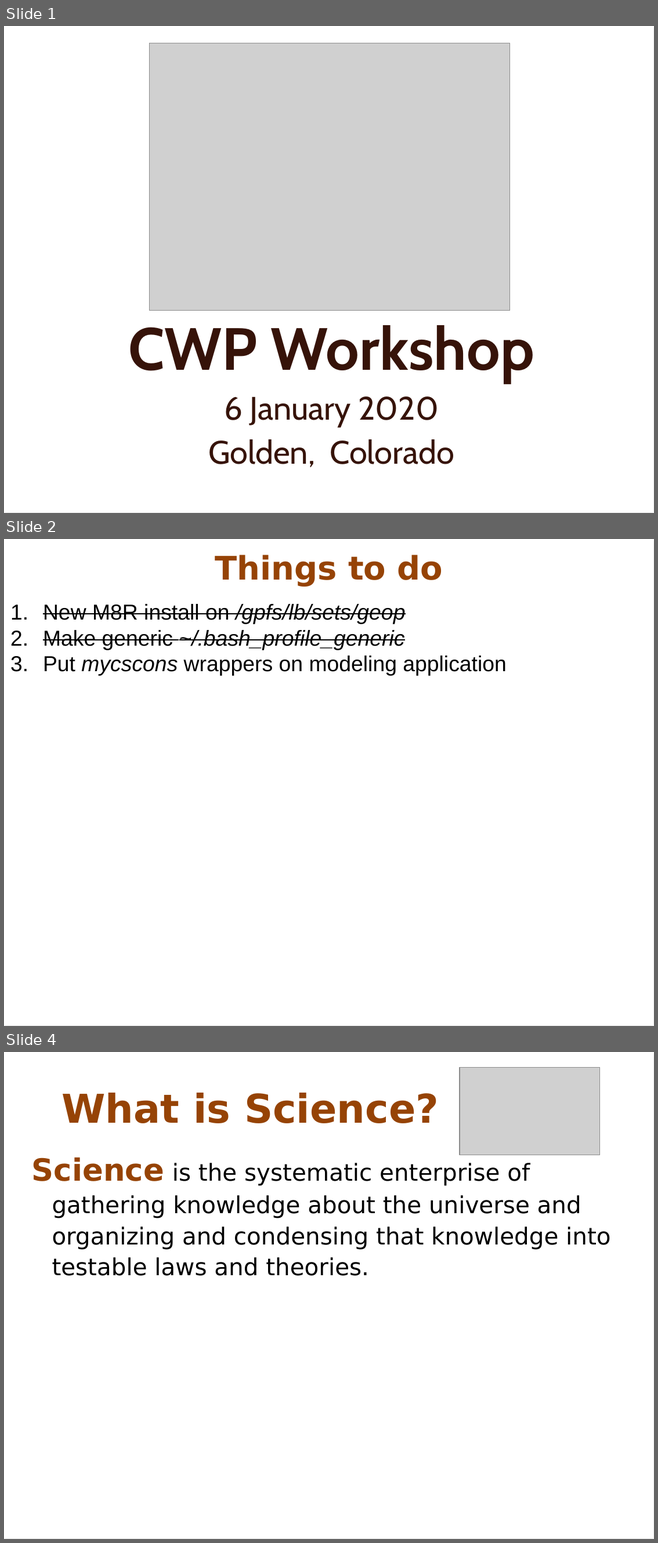
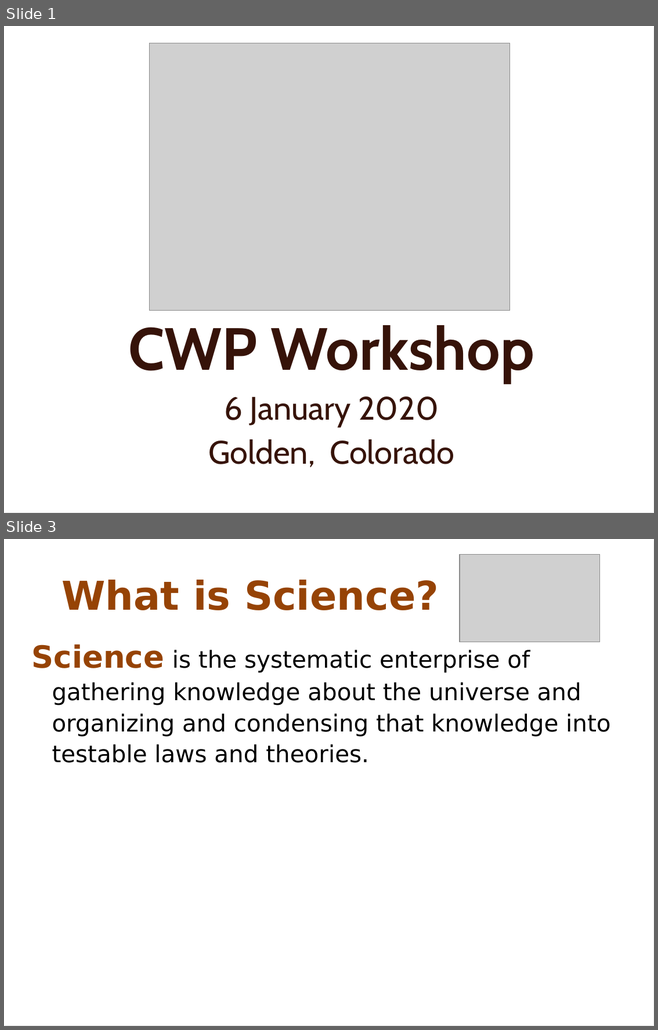
Before and after one commit to jshragge/CSM_GEOP_M8R, a slide deck: 01_Introduction/Madagascar-INTRODUCTION-2020.pptx. Shown one above the other, each under a label of ours: slides 1, 2 and 4 before the commit, slides 1 and 3 after it; the slides between them are not shown. The pictures are 658x1543 and 658x1030 pixels, drawn with LibreOffice and Linux fonts; fonts in the diff are those of the drawing; grey boxes stand for pictures; background and template pictures are left out. Boxes give left, top, right and bottom in pixels: in the first picture for what was removed or moved away, otherwise in the second. Text is boxed around its words. In the diff, an @@ line names an element or a change of style, - is before the commit and + after.

```diff
--- a/01_Introduction/Madagascar-INTRODUCTION-2020.pptx
+++ b/01_Introduction/Madagascar-INTRODUCTION-2020.pptx
@@ slide 2 removed at (x1=4, y1=539, x2=654, y2=1026), background picture (left out); not listed: 1 template element that a slide beside it also shows @@
@@ text removed at (x1=215, y1=555, x2=443, y2=587) @@
-Things to do
@@ text removed at (x1=43, y1=604, x2=506, y2=676) @@
-1. New M8R install on /gpfs/lb/sets/geop
-2. Make generic ~/.bash_profile_generic
-3. Put mycscons wrappers on modeling application
@@ what was slide 4 is now slide 3 @@
```
Also in this commit, not shown: 1 slide changed, 5 other files.
